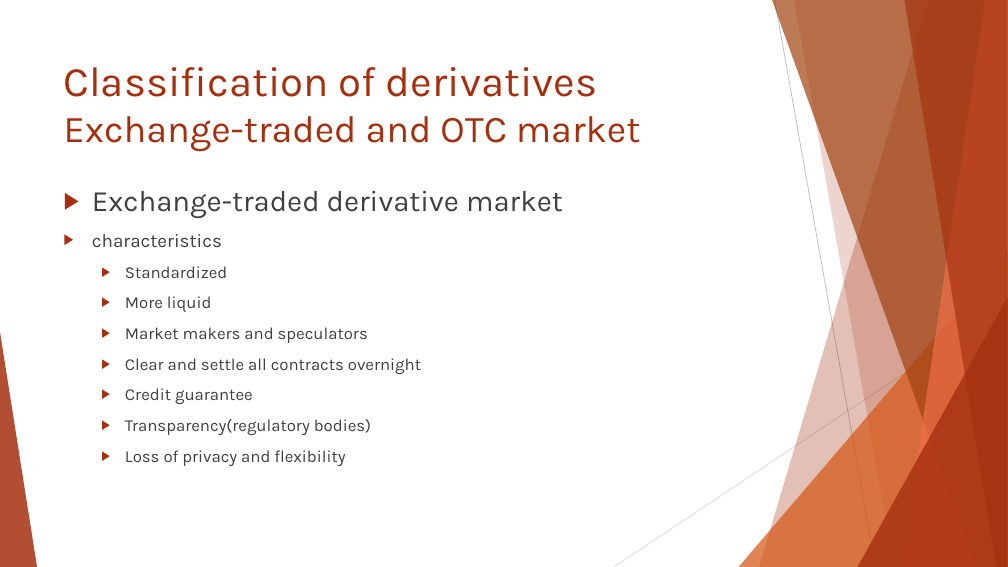
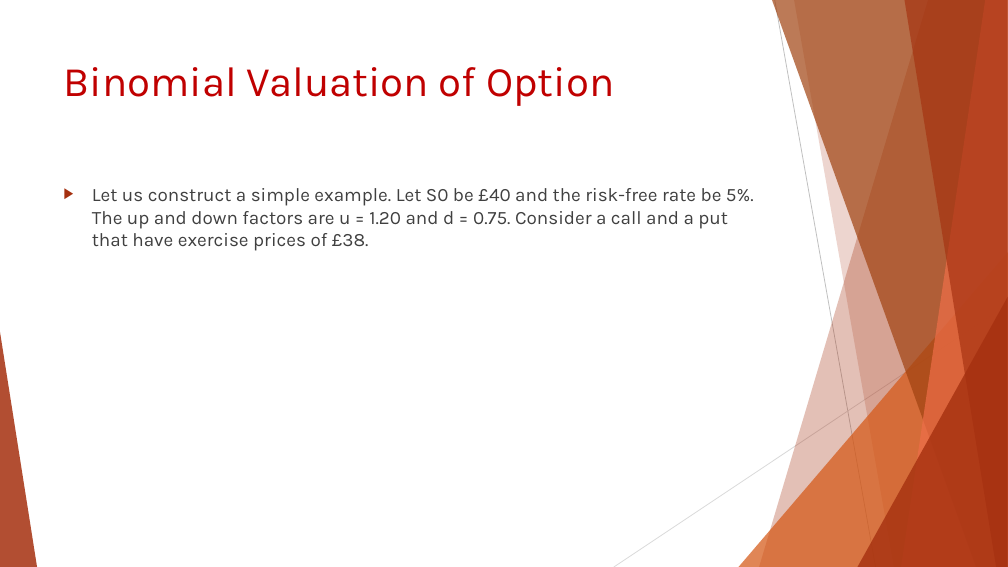
Before and after one commit to Isco0530/data, a slide deck: slide 48 of Reading 46.pptx. Drawn at 1008x567 pixels with LibreOffice and Linux fonts; fonts in the diff are those of the drawing. Boxes give left, top, right and bottom in pixels: in the first picture for what was removed or moved away, otherwise in the second. Text is boxed around its words. In the diff, an @@ line names an element or a change of style, - is before the commit and + after.

```diff
--- a/Reading 46.pptx
+++ b/Reading 46.pptx
@@ title at bbox=[64, 67, 614, 106]: text changed; text colour #A5300F to #C00000 @@
-Classification of derivatives
-Exchange-traded and OTC market
+Binomial Valuation of Option
@@ text at bbox=[92, 188, 754, 251]: text changed; size 16 to 18 pt @@
-▶ Exchange-traded derivative market
-▶ characteristics
-  ▶ Standardized
-  ▶ More liquid
-  ▶ Market makers and speculators
-  ▶ Clear and settle all contracts overnight
-  ▶ Credit guarantee
-  ▶ Transparency(regulatory bodies)
-  ▶ Loss of privacy and flexibility
+▶ Let us construct a simple example. Let S0 be £40 and the risk-free rate be 5%. The up and down factors are u = 1.20 and d = 0.75. Consider a call and a put that have exercise prices of £38.
```
Also in this commit, not shown: 2 other slides changed, 2 slides removed.
